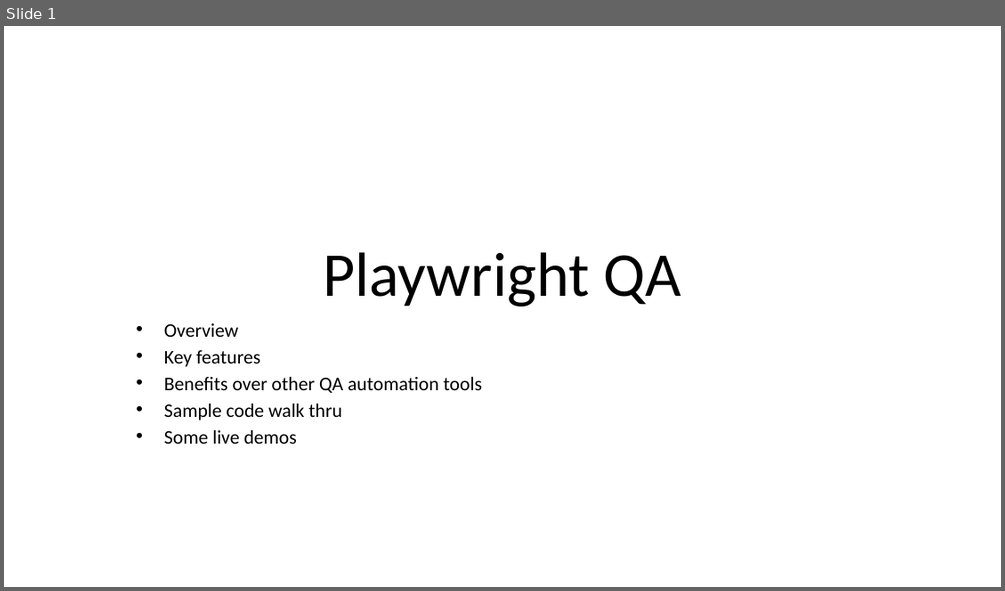
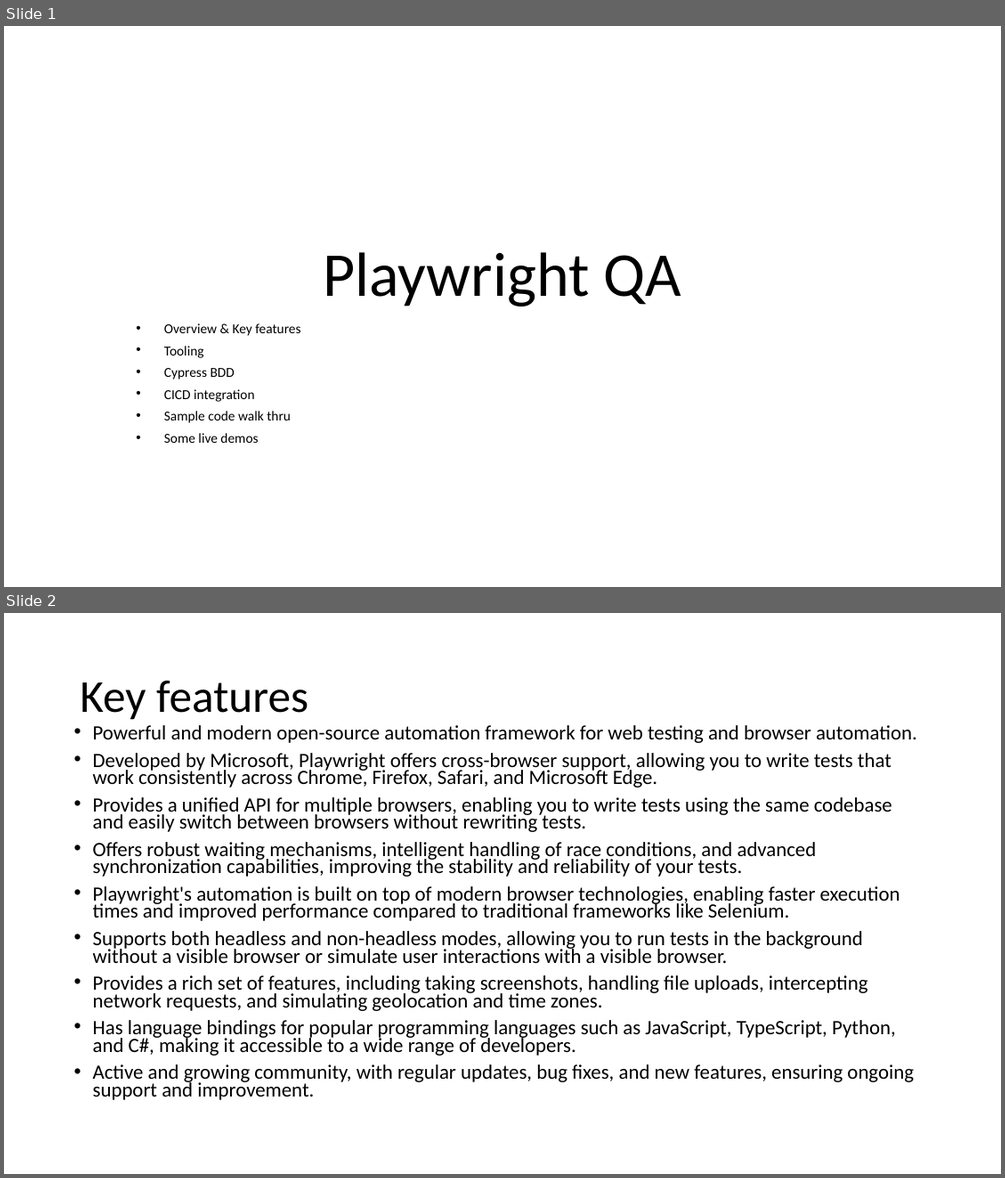
Before and after one commit to umesh-prabhu/demo1, a slide deck: playwr-ppt.pptx. Shown one above the other, each under a label of ours: slide 1 before the commit, slides 1 and 2 after it. The pictures are 1005x591 and 1005x1178 pixels, drawn with LibreOffice and Linux fonts; fonts in the diff are those of the drawing. Boxes give left, top, right and bottom in pixels: in the first picture for what was removed or moved away, otherwise in the second. Text is boxed around its words. In the diff, an @@ line names an element or a change of style, - is before the commit and + after.

```diff
--- a/playwr-ppt.pptx
+++ b/playwr-ppt.pptx
@@ slide 2 added at box(4, 613, 1001, 1174), background #FFFFFF @@
@@ title added at box(80, 680, 308, 720), 44 pt, text #000000 @@
+Key features
@@ text added at box(93, 725, 917, 1100), 19.6 pt, text #000000 @@
+• Powerful and modern open-source automation framework for web testing and browser automation.
+• Developed by Microsoft, Playwright offers cross-browser support, allowing you to write tests that work consistently across Chrome, Firefox, Safari, and Microsoft Edge.
+• Provides a unified API for multiple browsers, enabling you to write tests using the same codebase and easily switch between browsers without rewriting tests.
+• Offers robust waiting mechanisms, intelligent handling of race conditions, and advanced synchronization capabilities, improving the stability and reliability of your tests.
+• Playwright's automation is built on top of modern browser technologies, enabling faster execution times and improved performance compared to traditional frameworks like Selenium.
+• Supports both headless and non-headless modes, allowing you to run tests in the background without a visible browser or simulate user interactions with a visible browser.
+• Provides a rich set of features, including taking screenshots, handling file uploads, intercepting network requests, and simulating geolocation and time zones.
+• Has language bindings for popular programming languages such as JavaScript, TypeScript, Python, and C#, making it accessible to a wide range of developers.
+• Active and growing community, with regular updates, bug fixes, and new features, ensuring ongoing support and improvement.
@@ slide 1 changed as well @@
@@ subtitle at box(164, 323, 300, 402): text changed; size 18.6 to 13.2 pt @@
-• Overview
-• Key features
-• Benefits over other QA automation tools
+• Overview & Key features
+• Tooling
+• Cypress BDD
+• CICD integration
@@ subtitle at box(164, 410, 291, 443): size 18.6 to 13.2 pt in "Sample code walk thru", "Some live demos" @@
```
Also in this commit, not shown: 4 other slides added, 1 other file.
